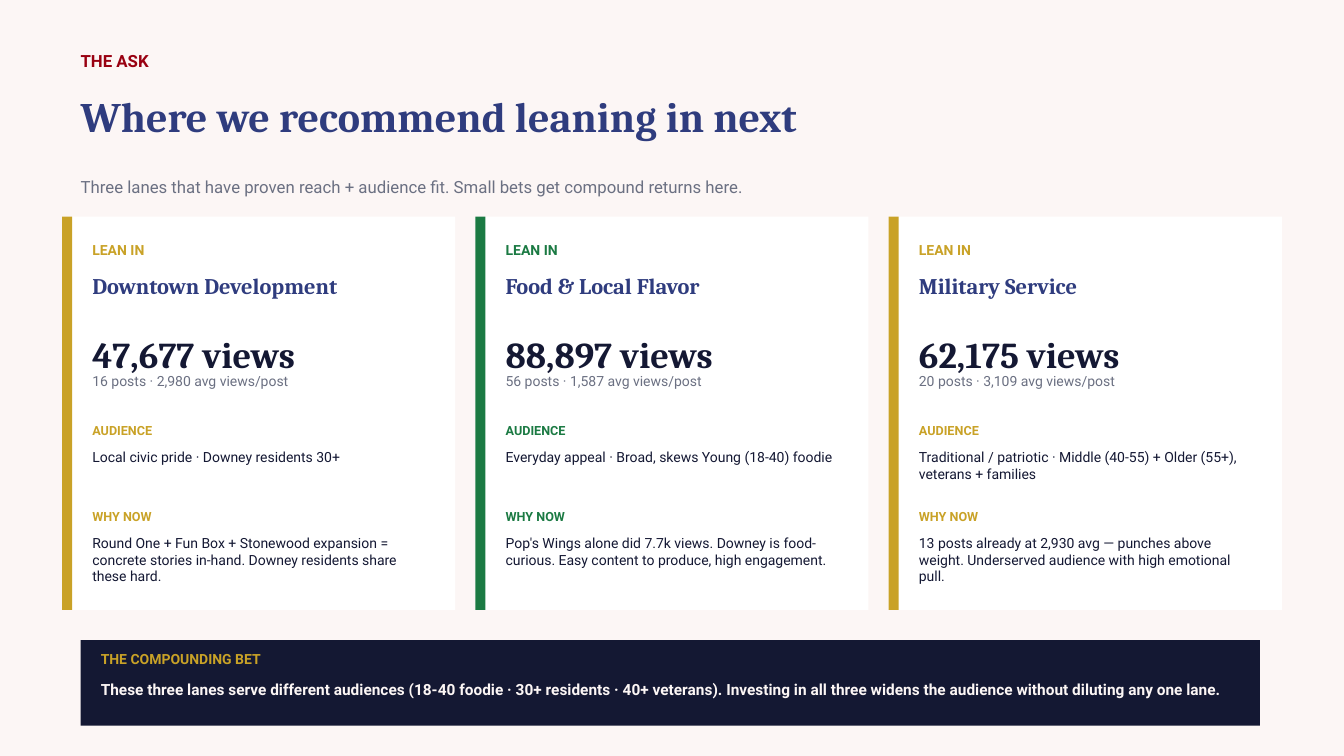
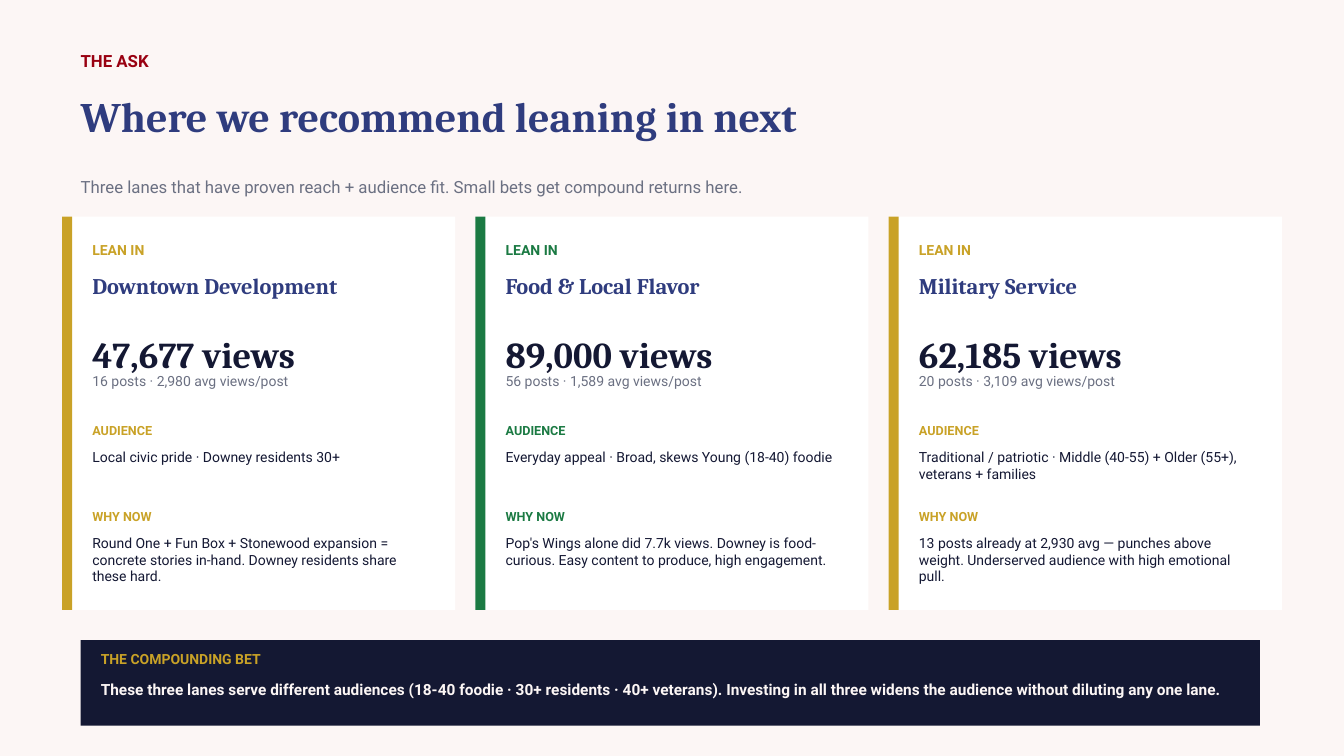
Before and after one commit to zvmmer/talking-downey-kpis, a slide deck: slide 18 of SPONSOR_CONTENT_REPORT.pptx. Drawn at 1344x756 pixels with LibreOffice and Linux fonts; fonts in the diff are those of the drawing. Boxes give left, top, right and bottom in pixels: in the first picture for what was removed or moved away, otherwise in the second. Text is boxed around its words. In the diff, an @@ line names an element or a change of style, - is before the commit and + after.

```diff
--- a/SPONSOR_CONTENT_REPORT.pptx
+++ b/SPONSOR_CONTENT_REPORT.pptx
@@ text at (506, 343, 712, 377): text changed @@
-88,897 views
+89,000 views
@@ text at (919, 343, 1121, 377): text changed @@
-62,175 views
+62,185 views
@@ text at (506, 376, 702, 389): text changed @@
-56 posts · 1,587 avg views/post
+56 posts · 1,589 avg views/post
```
Also in this commit, not shown: 9 other slides changed, 5 other files.
